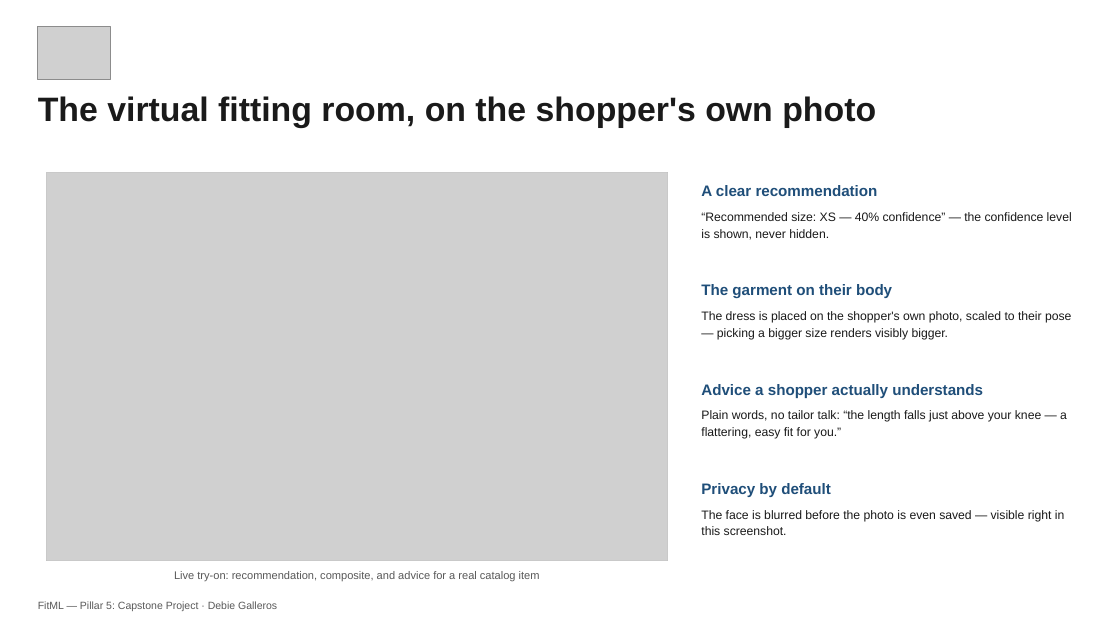
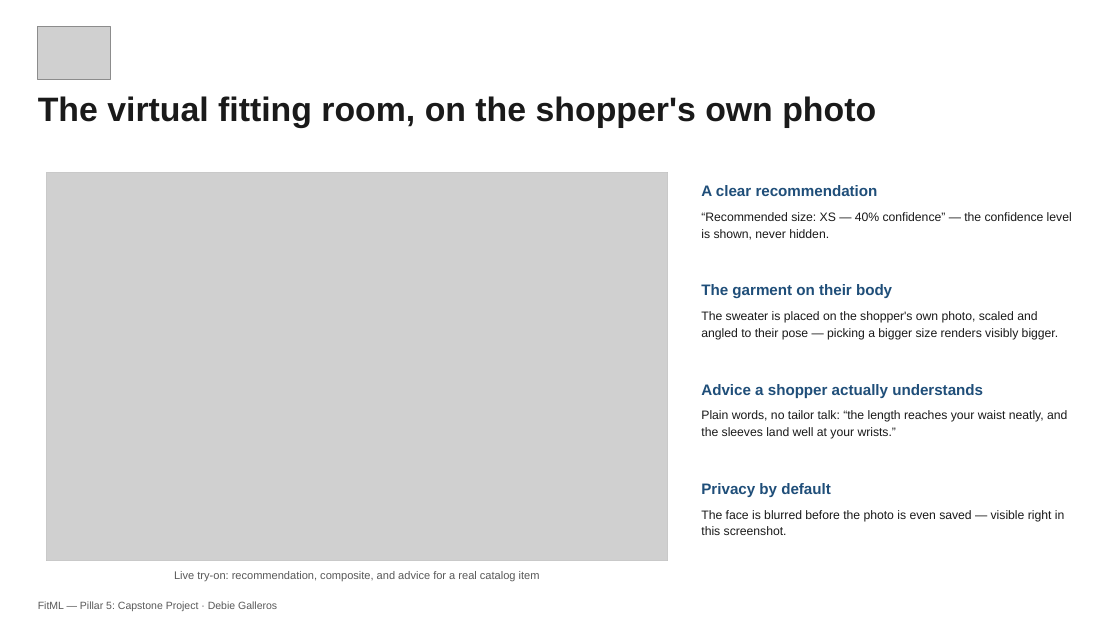
Before and after one commit to debiegalleros/fitml-capstone, a slide deck: slide 4 of submission/Debie_Galleros_Pillar5_CapstoneProject_BusinessDeck.pptx. Drawn at 1120x630 pixels with LibreOffice and Linux fonts; fonts in the diff are those of the drawing; grey boxes stand for pictures. Boxes give left, top, right and bottom in pixels: in the first picture for what was removed or moved away, otherwise in the second. Text is boxed around its words. In the diff, an @@ line names an element or a change of style, - is before the commit and + after.

```diff
--- a/submission/Debie_Galleros_Pillar5_CapstoneProject_BusinessDeck.pptx
+++ b/submission/Debie_Galleros_Pillar5_CapstoneProject_BusinessDeck.pptx
@@ text at [701,311,1059,340]: text changed @@
-The dress is placed on the shopper's own photo, scaled to their pose — picking a bigger size renders visibly bigger.
+The sweater is placed on the shopper's own photo, scaled and angled to their pose — picking a bigger size renders visibly bigger.
@@ text at [701,410,1067,439]: text changed @@
-Plain words, no tailor talk: “the length falls just above your knee — a flattering, easy fit for you.”
+Plain words, no tailor talk: “the length reaches your waist neatly, and the sleeves land well at your wrists.”
```
Also in this commit, not shown: 2 other files.
